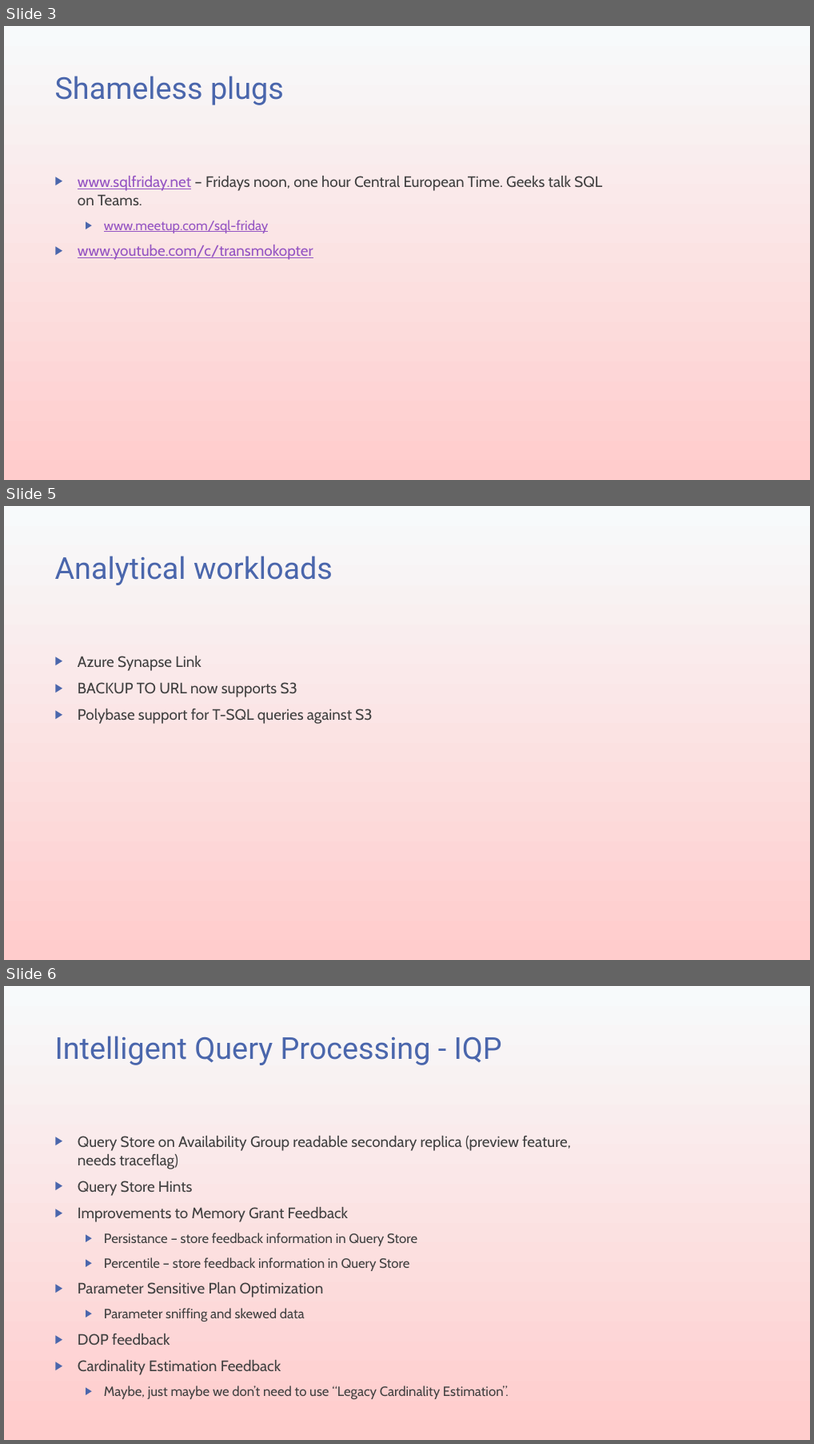
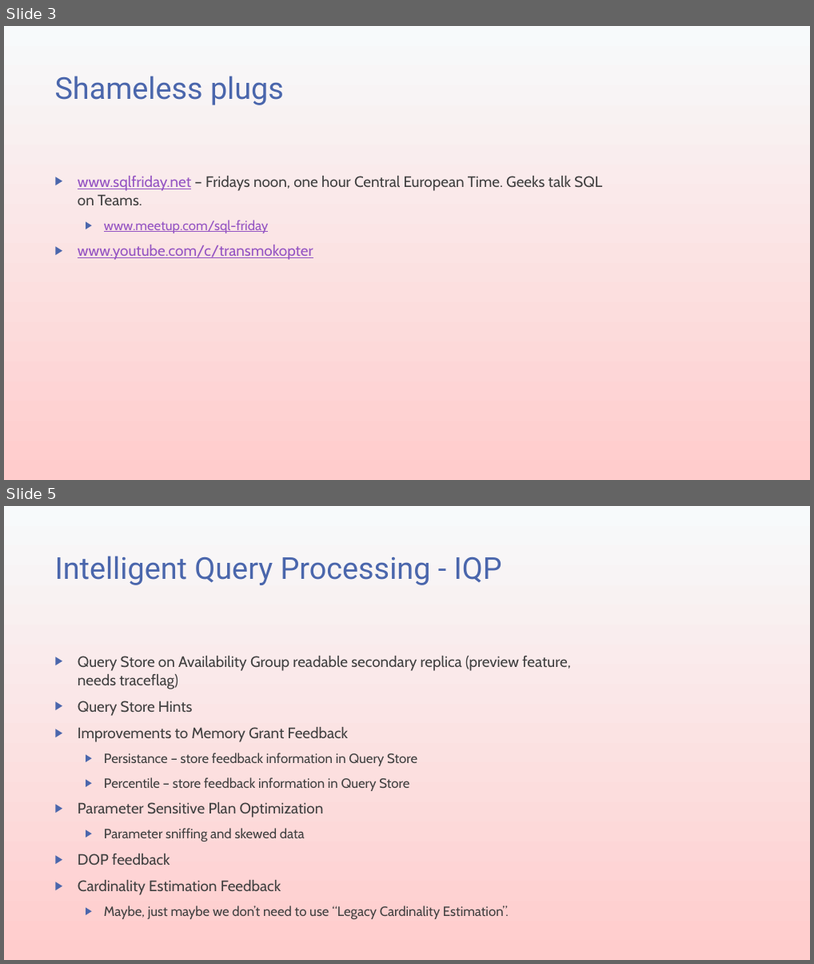
Before and after one commit to transmokopter/Presentations, a slide deck: sql-server-2022/sql-server-2022.pptx. Shown one above the other, each under a label of ours: slides 3, 5 and 6 before the commit, slides 3 and 5 after it; the slides between them are not shown. The pictures are 814x1444 and 814x964 pixels, drawn with LibreOffice and Linux fonts; fonts in the diff are those of the drawing; background and template pictures are left out. Boxes give left, top, right and bottom in pixels: in the first picture for what was removed or moved away, otherwise in the second. Text is boxed around its words. In the diff, an @@ line names an element or a change of style, - is before the commit and + after.

```diff
--- a/sql-server-2022/sql-server-2022.pptx
+++ b/sql-server-2022/sql-server-2022.pptx
@@ slide 5 removed at [4, 506, 810, 960], background gradient #F7FAFB to #FFCCCC @@
@@ title removed at [55, 556, 333, 585] @@
-Analytical workloads
@@ text removed at [78, 656, 372, 724] @@
-▶ Azure Synapse Link
-▶ BACKUP TO URL now supports S3
-▶ Polybase support for T-SQL queries against S3
@@ what was slide 6 is now slide 5 @@
```
Also in this commit, not shown: 2 slides changed, 1 slide added, 2 other files.
